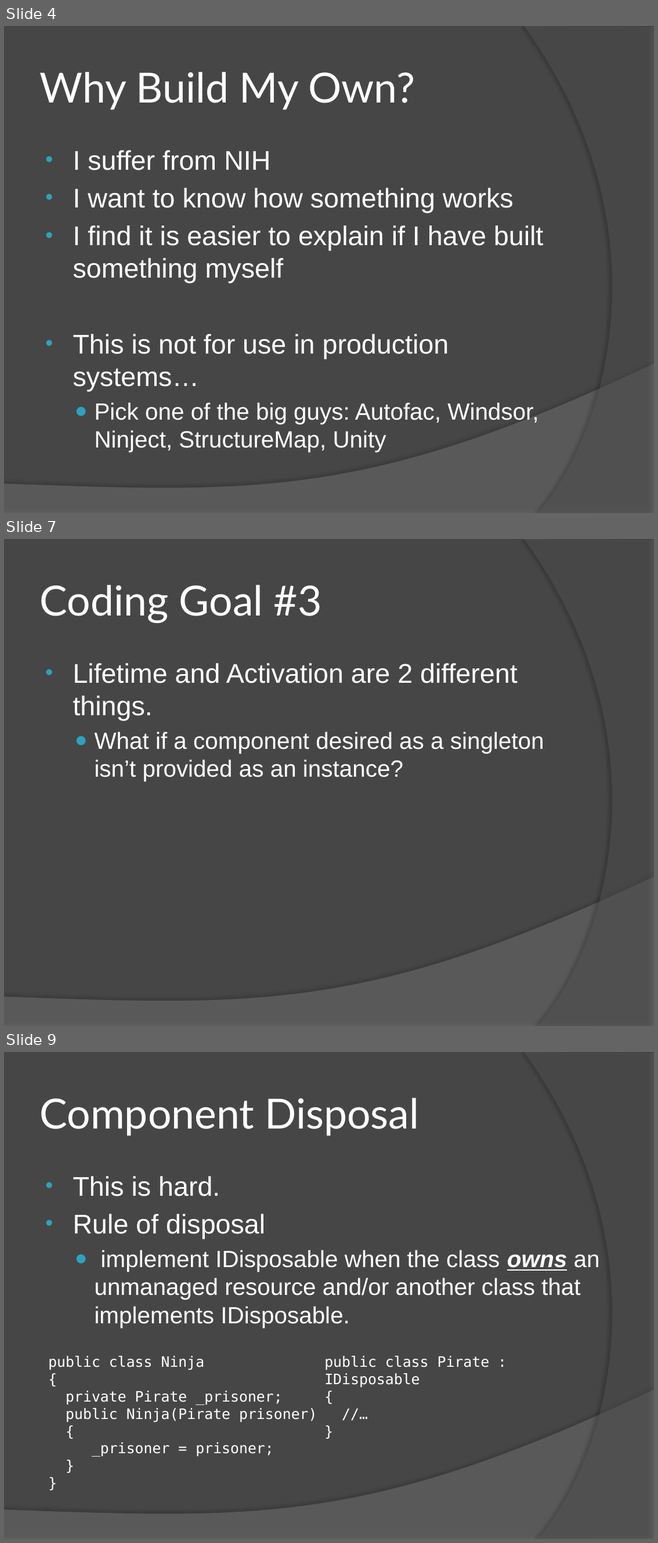
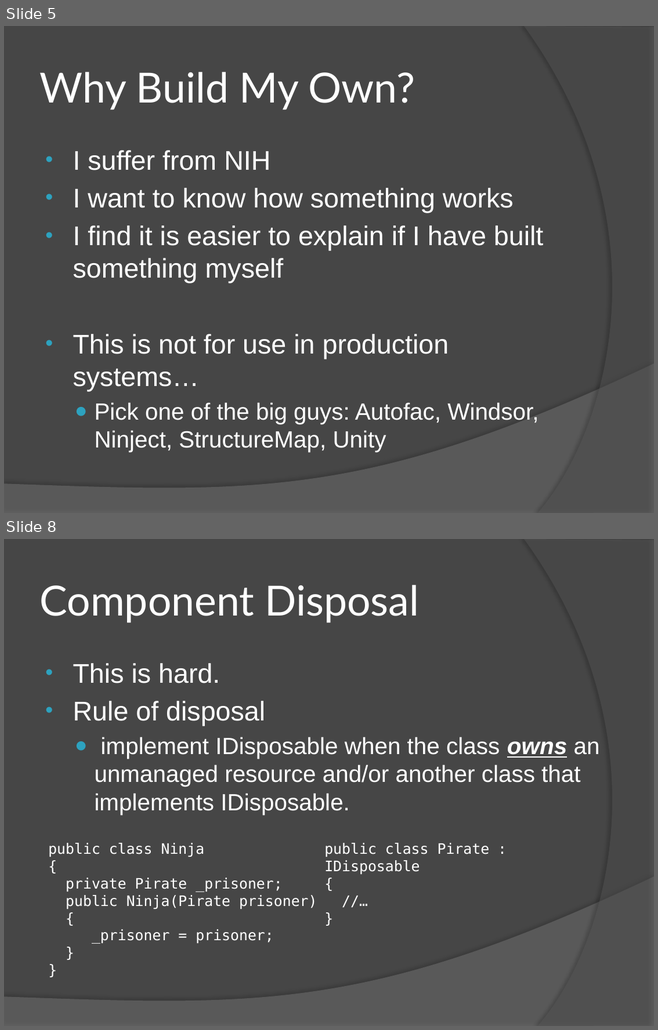
Before and after one commit to craiggwilson/presentations, a slide deck: BuildYourOwnIoC/Build Your Own Ioc Container.pptx. Shown one above the other, each under a label of ours: slides 4, 7 and 9 before the commit, slides 5 and 8 after it; the slides between them are not shown. The pictures are 658x1543 and 658x1030 pixels, drawn with LibreOffice and Linux fonts; fonts in the diff are those of the drawing. Boxes give left, top, right and bottom in pixels: in the first picture for what was removed or moved away, otherwise in the second. Text is boxed around its words. In the diff, an @@ line names an element or a change of style, - is before the commit and + after.

```diff
--- a/BuildYourOwnIoC/Build Your Own Ioc Container.pptx
+++ b/BuildYourOwnIoC/Build Your Own Ioc Container.pptx
@@ slide 7 removed at <box>4,539,654,1026</box>, background #464646; not listed: 2 template elements that a slide beside it also shows @@
@@ title removed at <box>40,585,322,623</box> @@
-Coding Goal #3
@@ text removed at <box>73,663,544,781</box> @@
-• Lifetime and Activation are 2 different things.
-  ● What if a component desired as a singleton isn’t provided as an instance?
@@ what was slide 4 is now slide 5 @@
@@ what was slide 9 is now slide 8 @@
```
Also in this commit, not shown: 4 slides changed, 2 slides added, 2 other slides removed, 16 other files.
